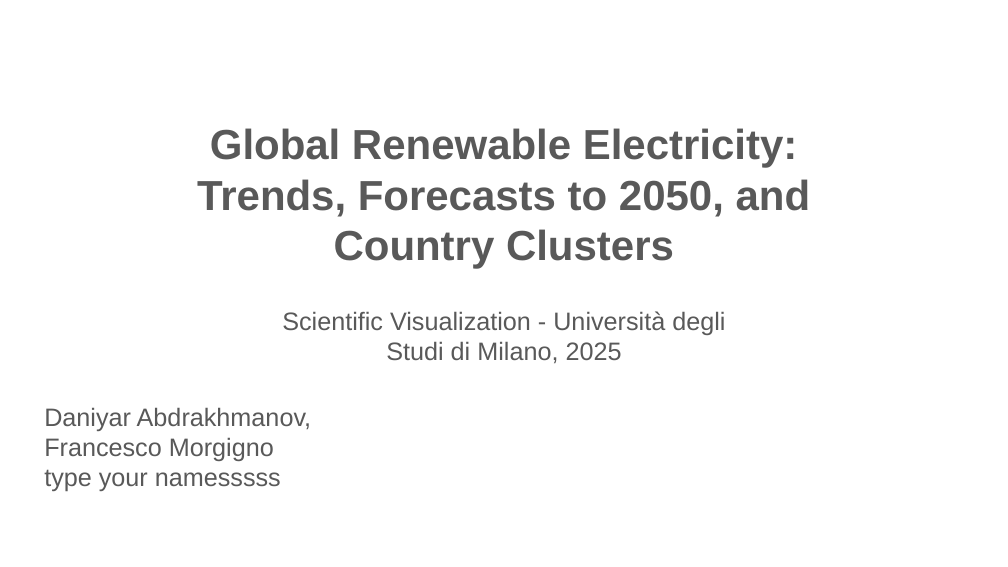
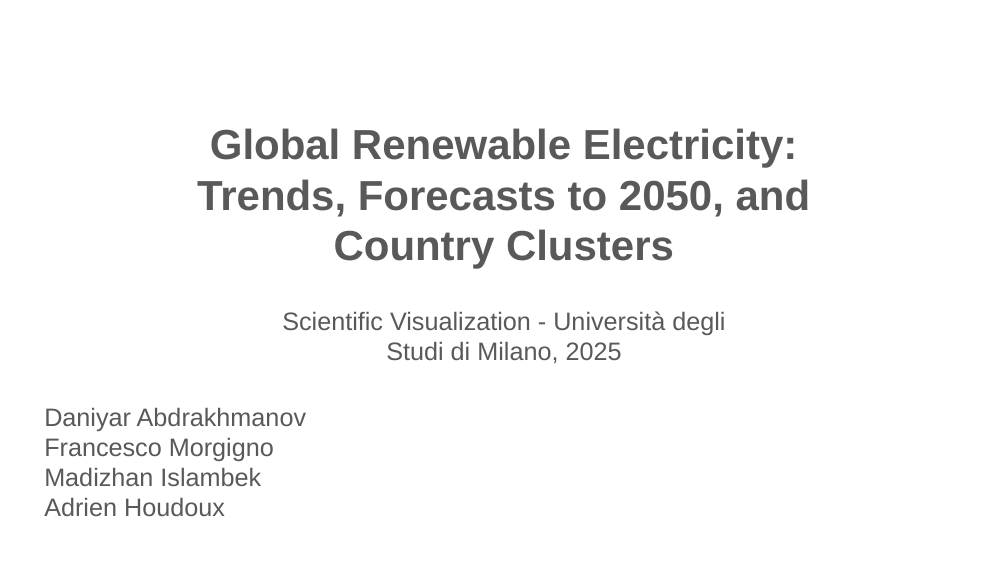
Before and after one commit to adrienhdx/SciViz-Renewables, a slide deck: slide 1 of VisScienProject.pptx. Drawn at 1008x567 pixels with LibreOffice and Linux fonts; fonts in the diff are those of the drawing; background and template pictures are left out. Boxes give left, top, right and bottom in pixels: in the first picture for what was removed or moved away, otherwise in the second. Text is boxed around its words. In the diff, an @@ line names an element or a change of style, - is before the commit and + after.

```diff
--- a/VisScienProject.pptx
+++ b/VisScienProject.pptx
@@ text at (x1=44, y1=407, x2=306, y2=431): text changed @@
-Daniyar Abdrakhmanov,
+Daniyar Abdrakhmanov
@@ text at (x1=44, y1=467, x2=261, y2=516): text changed @@
-type your namesssss
+Madizhan Islambek
+Adrien Houdoux
```
